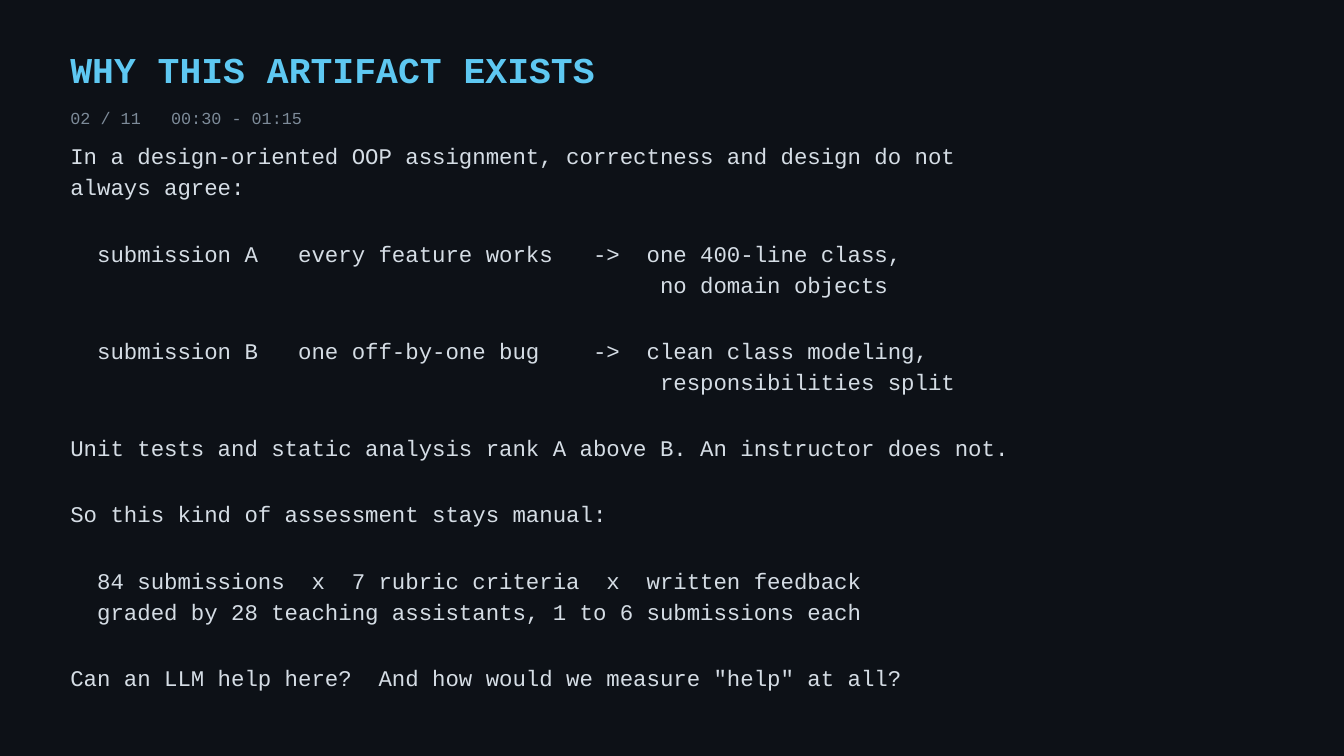
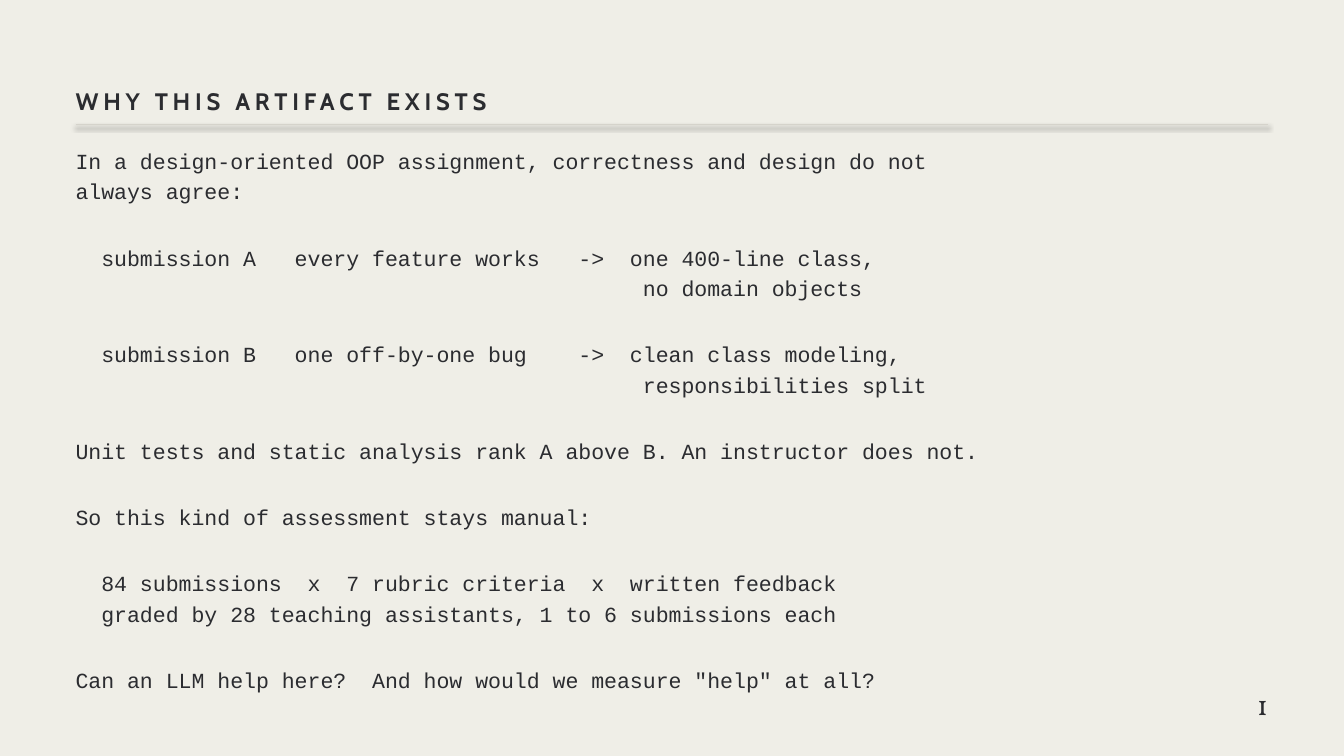
Before and after one commit to elipcs/grading-is-easy-feedback-is-hard, a slide deck: slide 2 of docs/presentation/slides.pptx. Drawn at 1344x756 pixels with LibreOffice and Linux fonts; fonts in the diff are those of the drawing. Boxes give left, top, right and bottom in pixels: in the first picture for what was removed or moved away, otherwise in the second. Text is boxed around its words. In the diff, an @@ line names an element or a change of style, - is before the commit and + after.

```diff
--- a/docs/presentation/slides.pptx
+++ b/docs/presentation/slides.pptx
@@ background #0D1117 to #EFEEE7 @@
@@ text "WHY THIS ARTIFACT EXISTS" at (76,52,1268,115): size 26 to 17 pt, font Courier New to Cabin, text colour #5EC8F2 to #2B2C30, letter spacing 0 to 3.4 pt; vertical alignment top to bottom @@
@@ text removed at (70,113,302,124) @@
-02 / 11 00:30 - 01:15
@@ text "In a design-oriented OOP assignment, ..." at (76,153,979,693): size 16 to 15.4 pt, text colour #D5DDE5 to #2B2C30; line spacing 1.16 to 1.18 @@
@@ line added from (76, 125) to (1268, 125), #D5D3CB 0.75 pt @@
@@ text added at (1257,701,1268,715), 20 pt, text #2B2C30 @@
+1
```
Also in this commit, not shown: 10 other slides changed, 2 other files.
